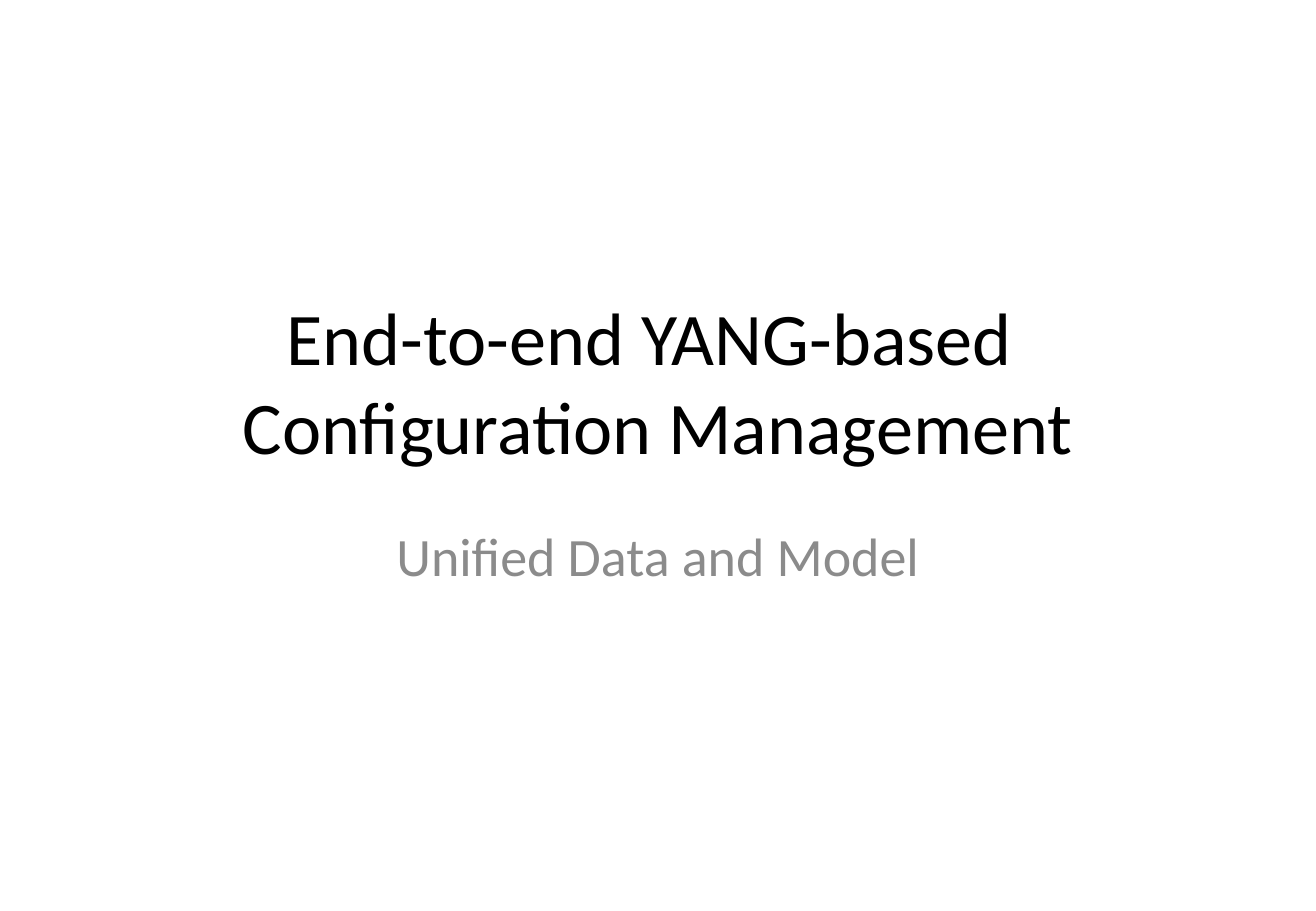
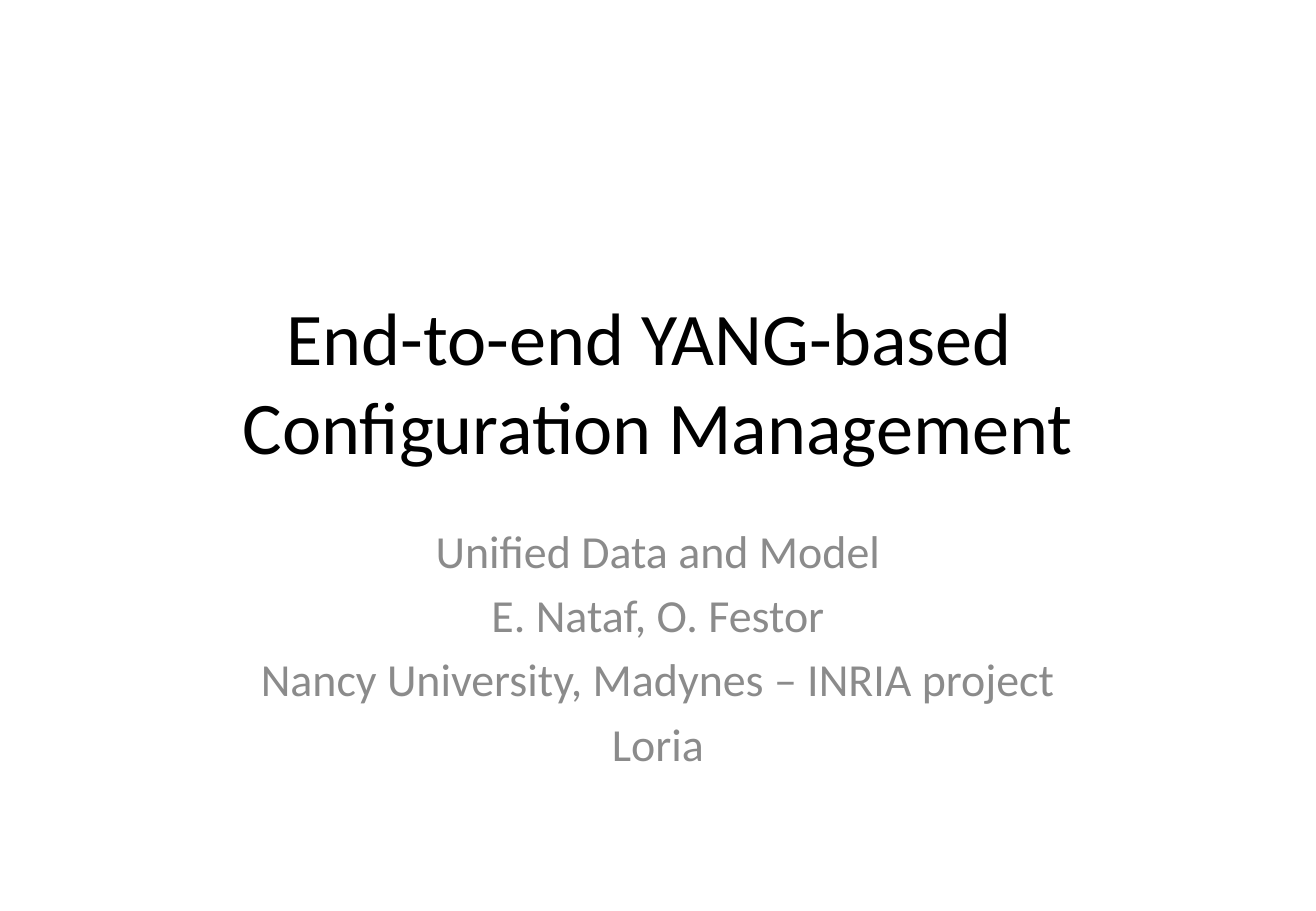
Before and after one commit to AaronNGray/jYang, a slide deck: slide 1 of yang-manager/reports/YangArchi.pptx. Drawn at 1316x911 pixels with LibreOffice and Linux fonts; fonts in the diff are those of the drawing. Boxes give left, top, right and bottom in pixels: in the first picture for what was removed or moved away, otherwise in the second. Text is boxed around its words. In the diff, an @@ line names an element or a change of style, - is before the commit and + after.

```diff
--- a/yang-manager/reports/YangArchi.pptx
+++ b/yang-manager/reports/YangArchi.pptx
@@ subtitle at [436,536,880,568]: size 32 to 27.2 pt in "Unified Data and Model" @@
@@ subtitle at [261,600,1054,761]: paragraphs added @@
+E. Nataf, O. Festor
+Nancy University, Madynes – INRIA project
+Loria
```
Also in this commit, not shown: 3 other files.
